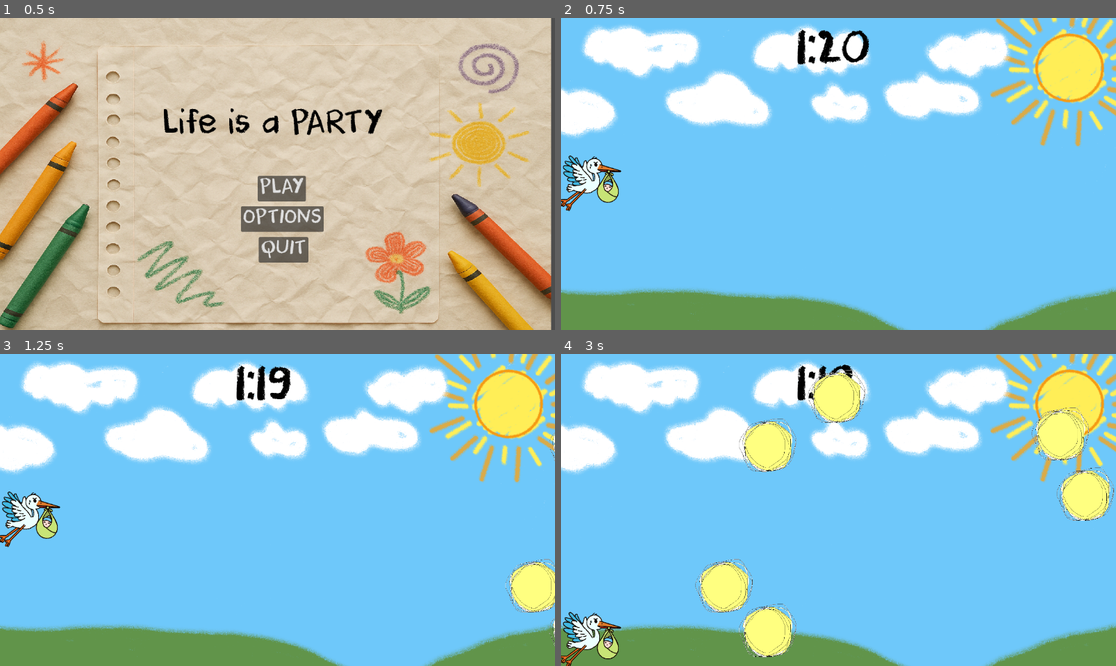
Above: before the commit, frames 1-4 (two rows, left to right).
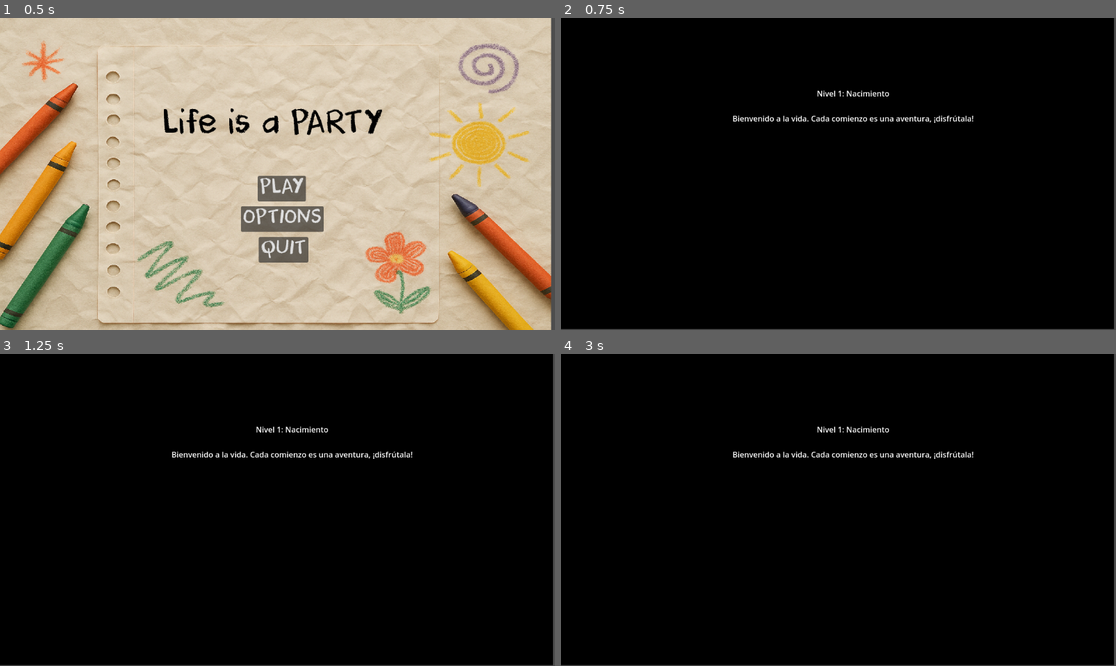
Above: after the commit, the same moments.

Repository: DonHuevote/LifeGame
Game: Godot game, scene res://Escenas/main_menu.tscn
Same seed, same stepped clock (60 frames per second), same inputs: the game is played once before the commit and once after it.
Inputs:
- Up to frame 1 (0.5 s): no input
- Up to frame 2 (0.75 s): click "PLAY" at 0.5 s
- Up to frame 3 (1.25 s): no input
- Up to frame 4 (3 s): tap Enter at 1.25 s; hold D (move_right) 1.28-2.03 s; hold E (caminar) 1.28-2.03 s; tap Space (jump) at 1.52, 2.27 s; hold S (move_back) 2.03-2.78 s; tap E (caminar) at 2.1 s; hold D (move_right) from 2.78 s (still down); hold E (caminar) from 2.78 s (still down)

Frame 1 is identical in both runs. In frame 2, 99% of the frame differs, in the area x 0-100%, y 0-100%; in frame 3, 99%; in frame 4, 100%.

Commit message:
Lore update

Diff:
--- /dev/null
+++ b/Escenas/LevelIntro.tscn
@@ -0,0 +1,22 @@
+[gd_scene load_steps=2 format=3 uid="uid://b1jiebm0ltufs"]
+
+[ext_resource type="Script" uid="uid://4f2525o458j2" path="res://scripts/level_intro.gd" id="1_l61jn"]
+
+[node name="Node2D" type="Node2D"]
+script = ExtResource("1_l61jn")
+
+[node name="ColorRect" type="ColorRect" parent="."]
+offset_right = 1148.0
+offset_bottom = 646.0
+color = Color(0.0646965, 0.0646965, 0.0646965, 1)
+
+[node name="Label" type="Label" parent="."]
+offset_left = 235.0
+offset_top = 145.0
+offset_right = 979.0
+offset_bottom = 471.0
+horizontal_alignment = 1
+
+[node name="Timer" type="Timer" parent="."]
+wait_time = 3.0
+autostart = true
--- a/scripts/etapa_1_nacimiento.gd
+++ b/scripts/etapa_1_nacimiento.gd
@@ -55,6 +55,6 @@
 		get_tree().change_scene_to_file("res://Escenas/PantallaDePerder.tscn")
 
 func _on_meta_body_entered(body: Node2D) -> void:
-
-	get_tree().change_scene_to_file("res://Escenas/Etapa_2_Caminar.tscn")
+	Globalsed.nivel = 2
+	get_tree().change_scene_to_file("res://Escenas/LevelIntro.tscn")
 	pass # Replace with function body.
--- a/scripts/etapa_3_lectura.gd
+++ b/scripts/etapa_3_lectura.gd
@@ -14,4 +14,5 @@
 			break  # Solo activar una hoja a la vez
 
 	if get_node("hoja9").end:
-		get_tree().change_scene_to_file("res://Escenas/etapa_4_PrimerAmor.tscn")
+		Globalsed.nivel = 4
+		get_tree().change_scene_to_file("res://Escenas/LevelIntro.tscn")
--- a/scripts/etapa_4_primer_amor.gd
+++ b/scripts/etapa_4_primer_amor.gd
@@ -5,7 +5,7 @@
 
 
 var generados := 0
-var progreso
+var progreso = 0
 var cantidad = 37
 func _ready():
 	progreso = get_node("/root/Etapa4PrimerAmor/BarraDeAmor/Progreso")
@@ -16,7 +16,8 @@
 func _process(delta: float) -> void:
 	if progreso.size.y >= 367:
 		print("ganaste")
-		get_tree().change_scene_to_file("res://Escenas/Etapa_5_Trabajo.tscn")
+		Globalsed.nivel = 5
+		get_tree().change_scene_to_file("res://Escenas/LevelIntro.tscn")
 	if generados >= cantidad:
 		get_tree().change_scene_to_file("res://Escenas/PantallaDePerder.tscn")
 		print("Perdiste")
--- a/scripts/etapa_5_trabajo.gd
+++ b/scripts/etapa_5_trabajo.gd
@@ -31,7 +31,8 @@
 					indice_actual += 1
 
 				if indice_actual == palabra.length():
-					get_tree().change_scene_to_file("res://Escenas/etapa6_CielitoLindo.tscn")
+					Globalsed.nivel = 6
+					get_tree().change_scene_to_file("res://Escenas/LevelIntro.tscn")
 					print("¡Texto completo!")
 
 
--- a/scripts/etapa_6_cielito_lindo.gd
+++ b/scripts/etapa_6_cielito_lindo.gd
@@ -38,6 +38,7 @@
 	lives_label.text = "Vidas: %d" % lives_left
 
 func on_level_complete():
+	get_tree().change_scene_to_file("res://Escenas/win_scene.tscn")
 	print("¡Ganaste!")
 
 func start_countdown():
--- /dev/null
+++ b/scripts/level_intro.gd
@@ -0,0 +1,43 @@
+extends Node2D
+
+@export var delay := 4.0  # segundos que se muestra la pantalla
+
+func _ready() -> void:
+	$ColorRect.color = Color.BLACK
+
+	match Globalsed.nivel:
+		1:
+			$Label.text = "Nivel 1: Nacimiento\n\nBienvenido a la vida. Cada comienzo es una aventura, ¡disfrútala!"
+		2:
+			$Label.text = "Nivel 2: Aprendiendo a caminar\n\nTus primeros pasos. Recuerda, no tengas miedo de caer, ¡así se aprende!"
+		3:
+			$Label.text = "Nivel 3: Aprendiendo a leer\n\nAh, qué lindo leer. ¡Pero cuidado con el papel, no te cortes!"
+		4:
+			$Label.text = "Nivel 4: Primer amor\n\n¡Ahh, el primer amor! Como olvidarlo, ¡disfruta cada latido!"
+		5:
+			$Label.text = "Nivel 5: Trabajo\n\nUff, trabajar... qué divertido... ¡A dar lo mejor!"
+		6:
+			$Label.text = "Nivel 6: Ascendiendo al cielo\n\nTus últimos respiros fueron dados. Trata de no desperdiciar nada, todo cuenta."
+		_:
+			$Label.text = "Nivel desconocido\n\n Como llegaste aca ?."
+
+	# Esperar el delay y cambiar escena
+	await get_tree().create_timer(delay).timeout
+	cambiar_escena()
+
+func cambiar_escena() -> void:
+	match Globalsed.nivel:
+		1:
+			get_tree().change_scene_to_file("res://Escenas/etapa_1_nacimiento.tscn")
+		2:
+			get_tree().change_scene_to_file("res://Escenas/Etapa_2_Caminar.tscn")
+		3:
+			get_tree().change_scene_to_file("res://Escenas/etapa_3_lectura.tscn")
+		4:
+			get_tree().change_scene_to_file("res://Escenas/etapa_4_PrimerAmor.tscn")
+		5:
+			get_tree().change_scene_to_file("res://Escenas/Etapa_5_Trabajo.tscn")
+		6:
+			get_tree().change_scene_to_file("res://Escenas/etapa6_CielitoLindo.tscn")
+		_:
+			print("Nivel no válido")
--- a/scripts/main_menu.gd
+++ b/scripts/main_menu.gd
@@ -30,7 +30,7 @@
 	$Panel/options.pressed.connect(_on_options_pressed)
 
 func _on_play_pressed():
-	get_tree().change_scene_to_file("res://Escenas/etapa_1_nacimiento.tscn")
+	get_tree().change_scene_to_file("res://Escenas/LevelIntro.tscn")
 
 func _on_quit_pressed():
 	get_tree().quit()
--- a/scripts/metrono.gd
+++ b/scripts/metrono.gd
@@ -57,7 +57,8 @@
 		if tiempo <= 0:
 			get_tree().change_scene_to_file("res://Escenas/PantallaDePerder.tscn")
 		if $"../Jugador".global_position.x >1150:
-			get_tree().change_scene_to_file("res://Escenas/etapa_3_lectura.tscn")
+			Globalsed.nivel = 3
+			get_tree().change_scene_to_file("res://Escenas/LevelIntro.tscn")
 	else:
 		tiempo -= 1 * delta
 		var tiempoRedondeado : int = round(tiempo)
Not shown, added: scripts/level_intro.gd.uid
